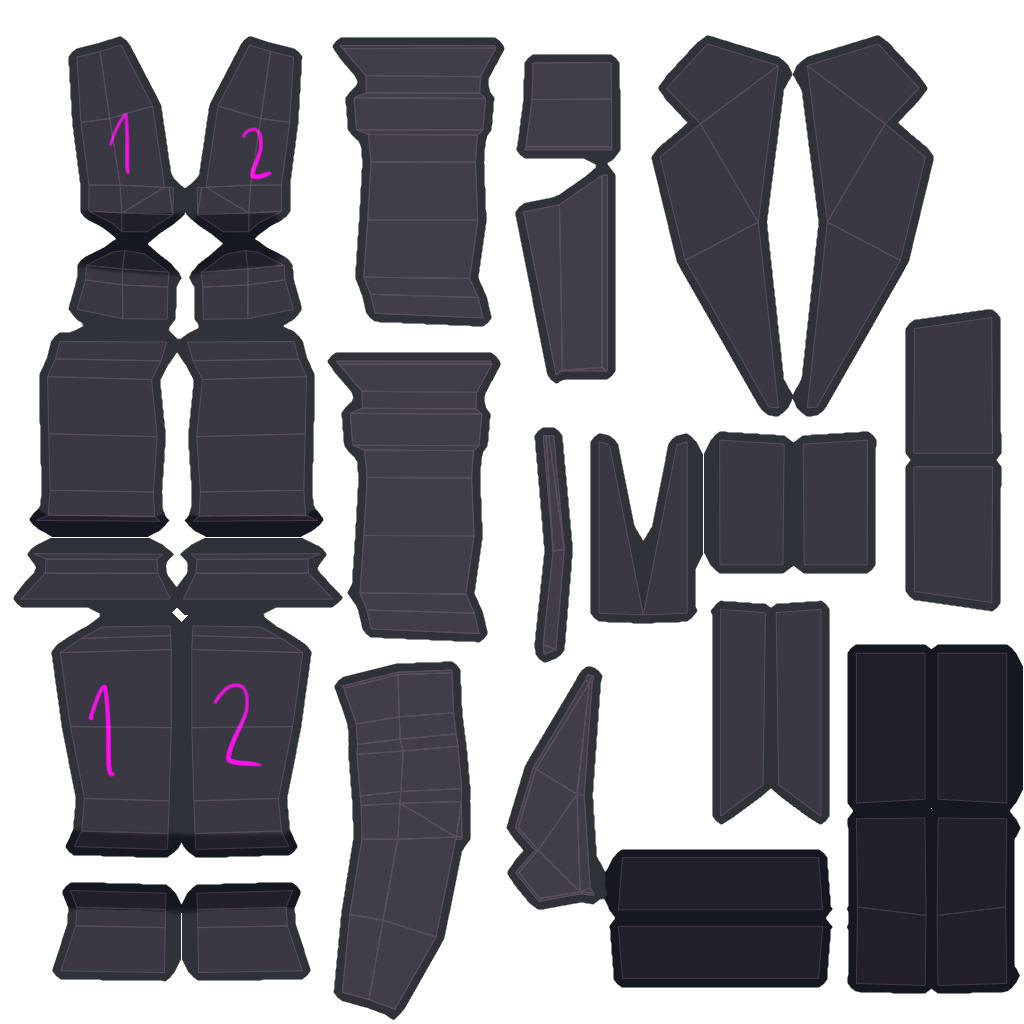
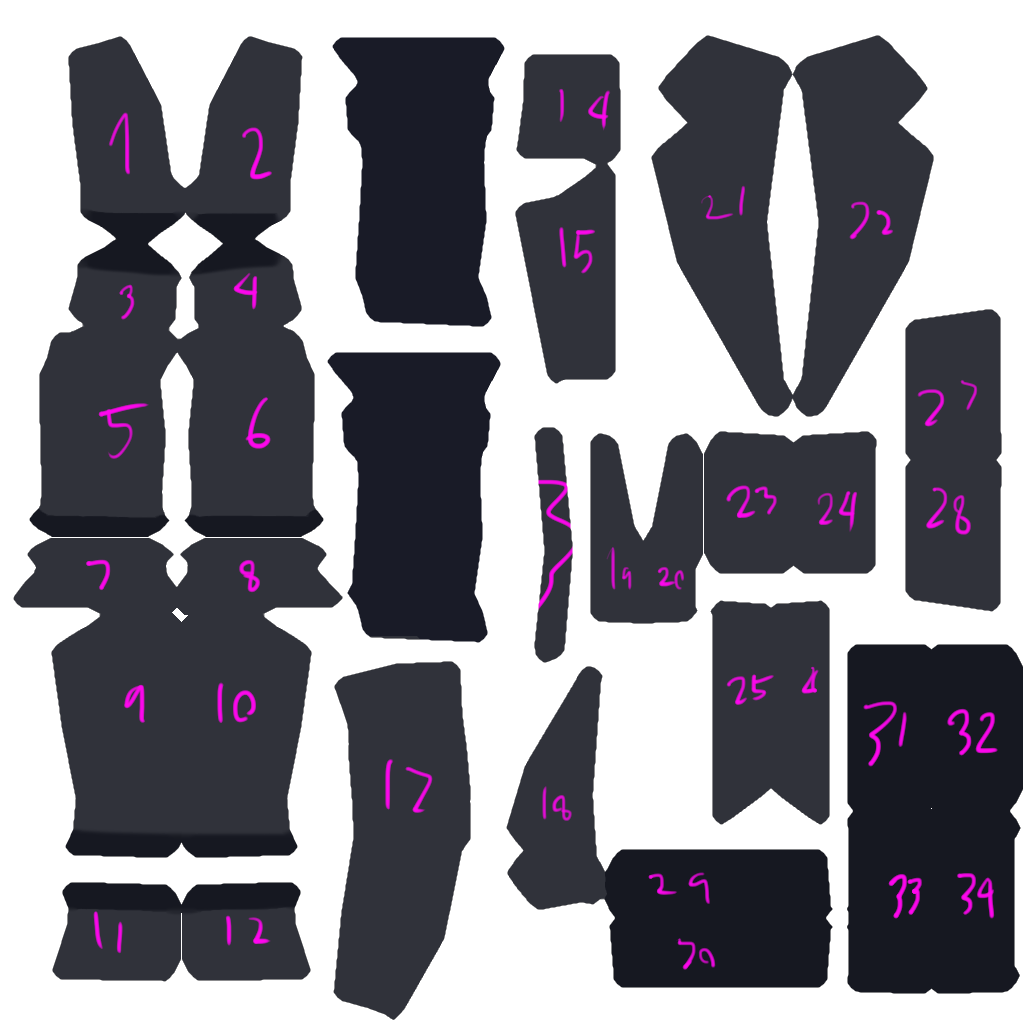
Two versions of the same layered image (1024×1024). Layer-by-layer changes:
hid "Suit_UV" over (x1=20, y1=43, x2=1008, y2=1010)
painted on "Layer 1" over (x1=86, y1=37, x2=998, y2=970)
